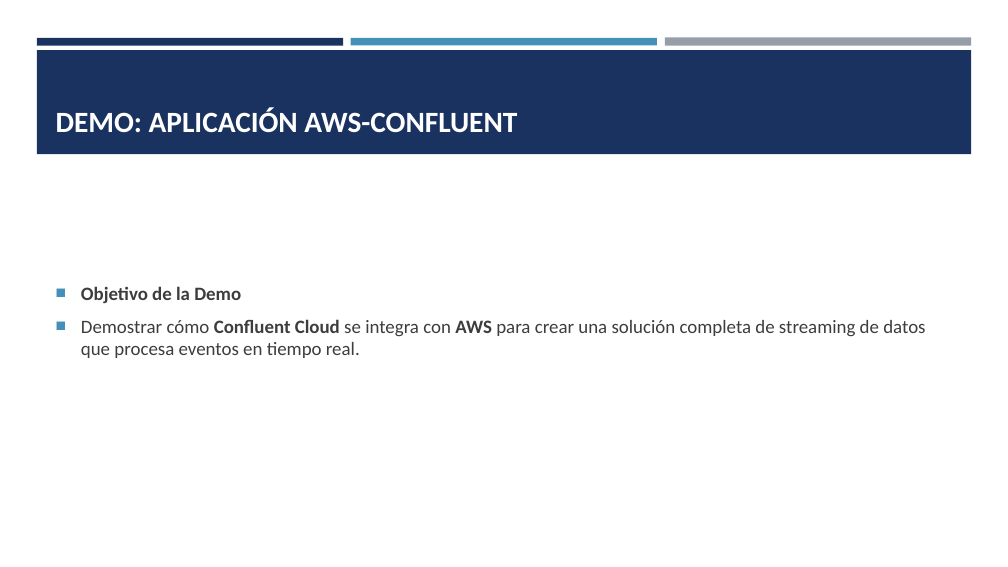
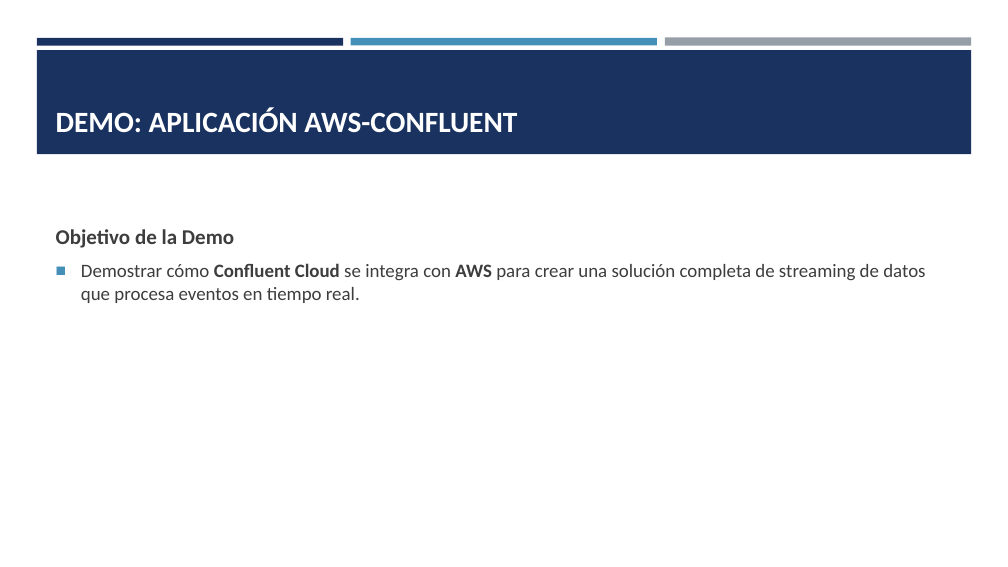
Before and after one commit to VictorSanchezS/AWS-Confluent, a slide deck: slide 6 of Confluent cloud - aws.pptx (slide 4 before the commit). Drawn at 1008x567 pixels with LibreOffice and Linux fonts; fonts in the diff are those of the drawing. Boxes give left, top, right and bottom in pixels: in the first picture for what was removed or moved away, otherwise in the second. Text is boxed around its words. In the diff, an @@ line names an element or a change of style, - is before the commit and + after.

Commit message:
aws-to-start-demo

```diff
--- a/Confluent cloud - aws.pptx
+++ b/Confluent cloud - aws.pptx
@@ text at bbox=[56, 229, 234, 248]: size 18 to 20 pt in "Objetivo de la Demo"; bullet ■ to none @@
```
Also in this commit, not shown: 3 other slides changed, 3 slides added, 1 other file.
